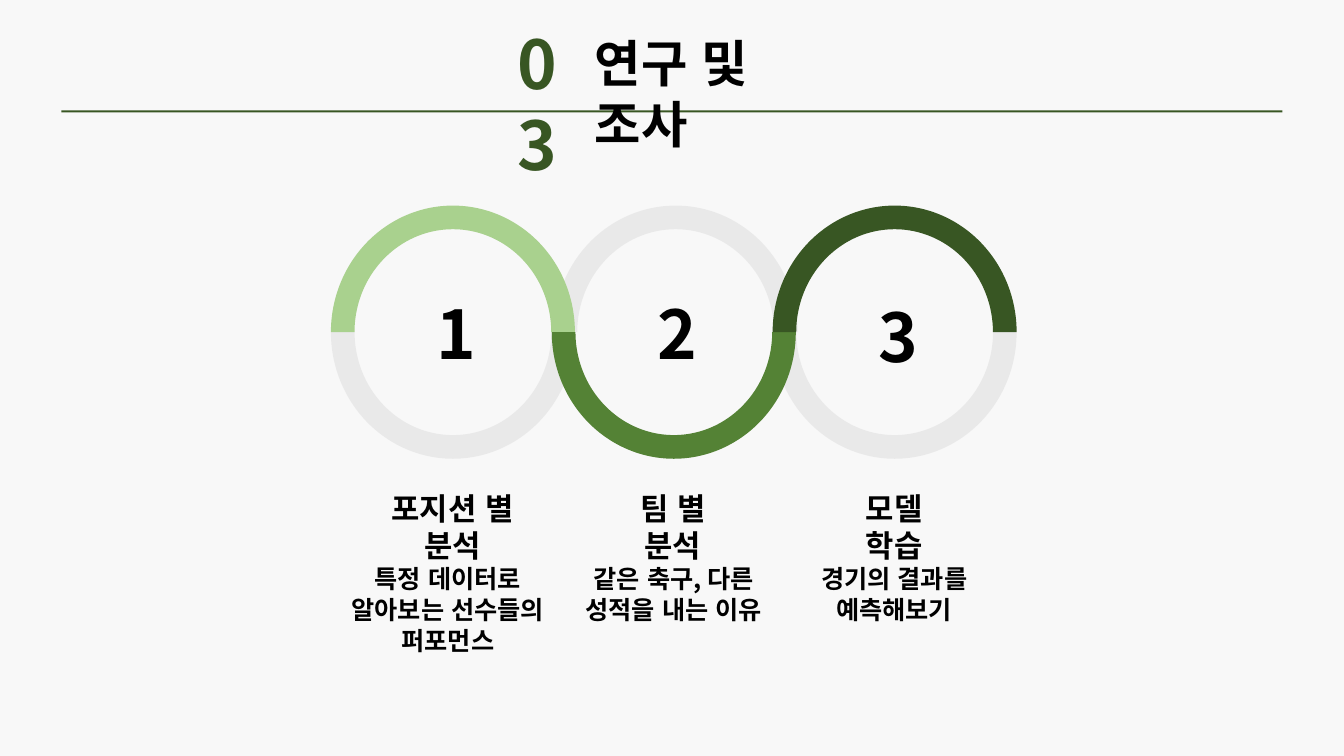
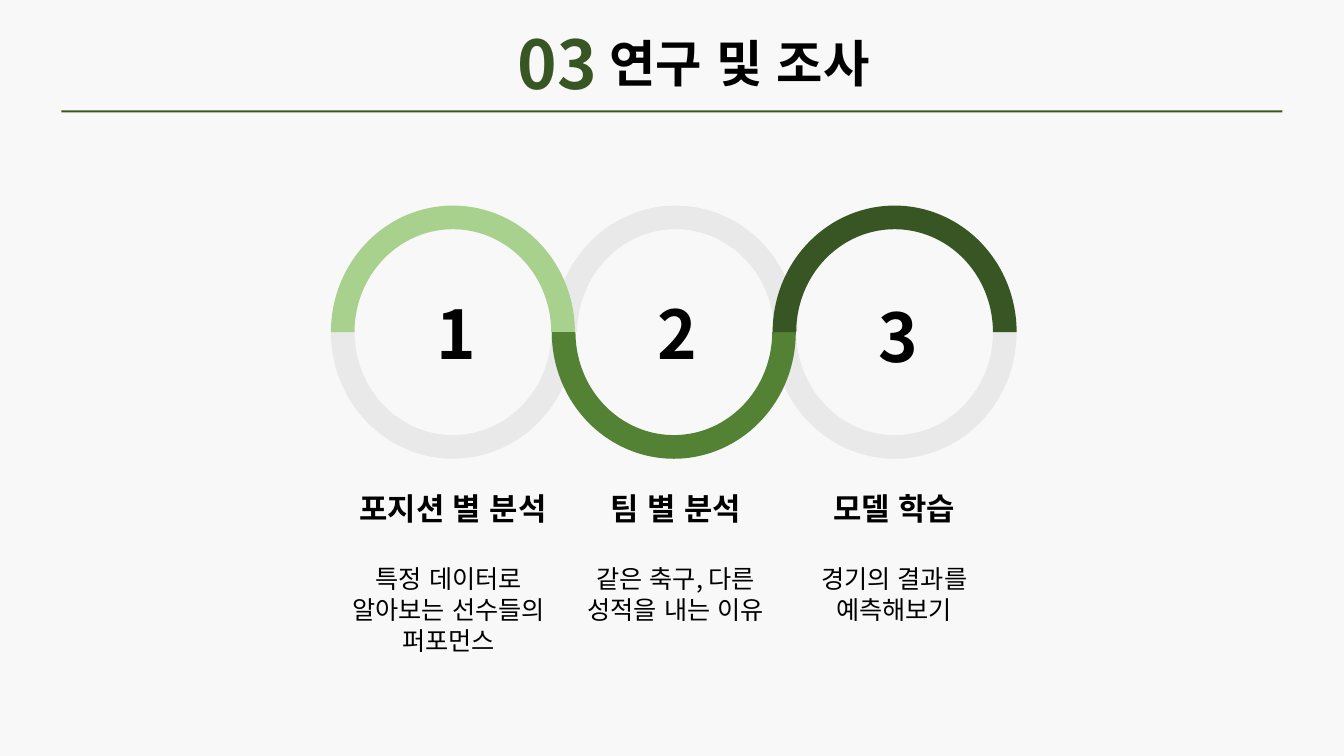
Before and after one commit to Gray116/BigData_Academy_1, a slide deck: slide 14 of 00_Projects/김설웅_개인프로젝트.pptx. Drawn at 1344x756 pixels with LibreOffice and Linux fonts; fonts in the diff are those of the drawing. Boxes give left, top, right and bottom in pixels: in the first picture for what was removed or moved away, otherwise in the second. Text is boxed around its words. In the diff, an @@ line names an element or a change of style, - is before the commit and + after.

```diff
--- a/00_Projects/김설웅_개인프로젝트.pptx
+++ b/00_Projects/김설웅_개인프로젝트.pptx
@@ text "03" rewrapped from bbox=[508, 18, 594, 110] to bbox=[518, 38, 597, 90] @@
@@ text "연구 및 조사" rewrapped from bbox=[595, 39, 748, 148] to bbox=[609, 39, 870, 87] @@
@@ text "포지션 별 분석" rewrapped from bbox=[392, 494, 513, 560] to bbox=[359, 494, 547, 523] @@
@@ text "팀 별 분석" rewrapped from bbox=[640, 494, 705, 560] to bbox=[611, 494, 741, 523] @@
@@ text "모델 학습" rewrapped from bbox=[866, 494, 923, 560] to bbox=[833, 494, 955, 523] @@
@@ bold off in 3 elements at bbox=[587, 567, 763, 621], bbox=[352, 567, 545, 652], bbox=[821, 567, 968, 621] @@
```
Also in this commit, not shown: 21 other slides changed, 1 slide removed, 40 other files.
